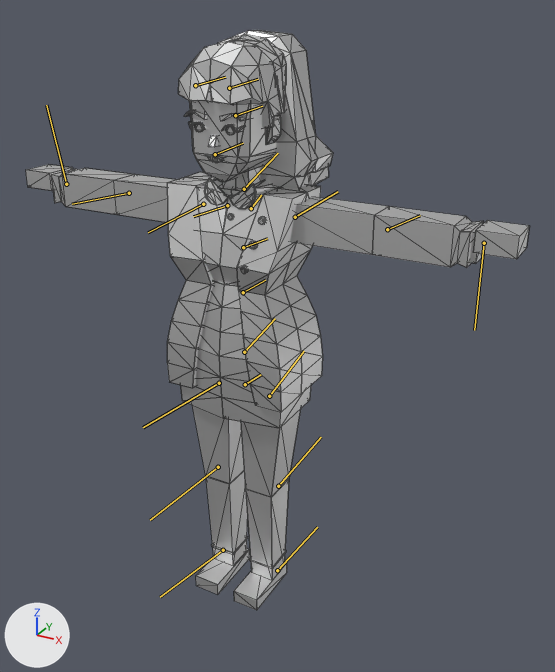
A saved change to the Blender file person.blend.
Before and after are seen from a camera (50 mm lens) standing at (1.099, -1.783, 1.799) and looking at (0.15, -0.057, 0.936). Arrows for +X, +Y and +Z are at lower left; the lights stay in place. The bones that bend it are drawn over the model as lines. Mesh edges are drawn as thin lines.

Objects in the first picture: 'SK_citizen_female_01'.
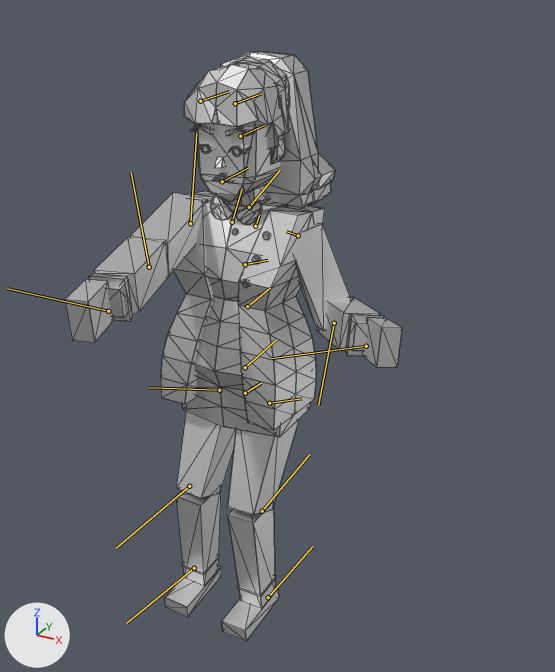
The newer file adds an action. The first version stands in its rest pose; the second is drawn at frame 5 of the action 'person_melee_attack'.

What the commit changed:
Bone 'pelvis' (bone_pelvis) moves from (0.0, 0.0, 0.0) to (-3.0, 0.2, 0.0).
Bone 'spine_01' (bone_spine_01) moves from (0.0, 0.0, 0.0) to (-2.1, -0.5, 0.0).
Bone 'spine_01' (bone_spine_01) turns from (0, 0, 0) to (-1, 0, 7) degrees about its own x, y and z.
Bone 'spine_02' (bone_spine_02) turns from (0, 0, 0) to (0, 0, -16) degrees about its own x, y and z.
Bone 'spine_03' (bone_spine_03) turns from (0, 0, 0) to (1, 0, 15) degrees about its own x, y and z.
Bone 'clavicle_l' (bone_clavicle_l) turns from (0, 0, 0) to (-1, 1, 8) degrees about its own x, y and z.
Bone 'upperarm_l' (bone_upperarm_l) turns from (0, 0, 0) to (-28, 64, 2) degrees about its own x, y and z.
Bone 'lowerarm_l' (bone_lowerarm_l) turns from (0, 0, 0) to (-30, 2, -82) degrees about its own x, y and z.
Bone 'clavicle_r' (bone_clavicle_r) turns from (0, 0, 0) to (-141, -2, -28) degrees about its own x, y and z.
Bone 'upperarm_r' (bone_upperarm_r) turns from (0, 0, 0) to (114, 23, 109) degrees about its own x, y and z.
Bone 'lowerarm_r' (bone_lowerarm_r) turns from (0, 0, 0) to (-6, 4, -4) degrees about its own x, y and z.
Bone 'Bone' (bone_bone) turns from (0, 0, 0) to (1, -1, -6) degrees about its own x, y and z.
Bone 'eyebrow_l' (bone_eyebrow_l) moves from (0.0, 0.0, 0.0) to (1.8, 0.0, 0.0).
Bone 'eyebrow_r' (bone_eyebrow_r) moves from (0.0, 0.0, 0.0) to (1.8, 0.0, 0.0).
Bone 'mouth' (bone_mouth) moves from (0.0, 0.0, 0.0) to (-1.7, 0.0, 0.0).
Bone 'mouth' (bone_mouth) turns from (0, 0, 0) to (0, -180, 0) degrees about its own x, y and z.
Bone 'thigh_l' (bone_thigh_l) moves from (0.0, 0.0, 0.0) to (0.6, -0.1, 0.0).
Bone 'thigh_l' (bone_thigh_l) turns from (0, 0, 0) to (0, 0, 25) degrees about its own x, y and z.
Bone 'calf_l' (bone_calf_l) moves from (0.0, 0.0, 0.0) to (-0.1, 0.2, 0.0).
Bone 'calf_l' (bone_calf_l) turns from (0, 0, 0) to (0, 0, -27) degrees about its own x, y and z.
Bone 'thigh_r' (bone_thigh_r) moves from (0.0, 0.0, 0.0) to (-0.6, 0.1, 0.0).
Bone 'thigh_r' (bone_thigh_r) turns from (0, 0, 0) to (0, 0, 25) degrees about its own x, y and z.
Bone 'calf_r' (bone_calf_r) moves from (0.0, 0.0, 0.0) to (0.1, -0.2, 0.0).
Bone 'calf_r' (bone_calf_r) turns from (0, 0, 0) to (0, 0, -27) degrees about its own x, y and z.

Location of each change, [x1, y1, x2, y2] in pixels of the pictures (555 x 672 px):
'SK_citizen_female_01', posed (33% narrower): before [26, 30, 529, 610]; after [65, 51, 402, 641]
bone 'pelvis', root to tip: before (245, 384) to (261, 374); after (245, 393) to (261, 383)
bone 'spine_01', root to tip: before (244, 352) to (275, 318); after (245, 367) to (276, 340)
bone 'spine_02', root to tip: before (243, 292) to (265, 280); after (247, 306) to (270, 288)
bone 'spine_03', root to tip: before (243, 247) to (267, 238); after (245, 264) to (268, 260)
bone 'clavicle_l', root to tip: before (251, 208) to (261, 195); after (255, 226) to (259, 215)
bone 'upperarm_l', root to tip: before (295, 217) to (338, 191); after (298, 235) to (286, 231)
bone 'lowerarm_l', root to tip: before (387, 229) to (420, 215); after (334, 323) to (318, 405)
bone 'clavicle_r', root to tip: before (227, 205) to (193, 216); after (232, 222) to (241, 190)
bone 'upperarm_r', root to tip: before (203, 204) to (148, 232); after (190, 223) to (196, 133)
bone 'lowerarm_r', root to tip: before (129, 193) to (72, 204); after (149, 267) to (131, 172)
bone 'Bone', root to tip: before (244, 189) to (278, 153); after (249, 207) to (280, 170)
bone 'eyebrow_l', root to tip: before (229, 88) to (258, 79); after (235, 103) to (261, 93)
bone 'eyebrow_r', root to tip: before (195, 85) to (225, 77); after (200, 101) to (229, 91)
bone 'mouth', root to tip: before (215, 154) to (243, 143); after (222, 181) to (248, 168)
bone 'thigh_l', root to tip: before (269, 396) to (304, 351); after (269, 403) to (302, 398)
bone 'calf_l', root to tip: before (278, 486) to (321, 437); after (262, 511) to (309, 454)
bone 'thigh_r', root to tip: before (219, 383) to (143, 427); after (219, 390) to (149, 387)
bone 'calf_r', root to tip: before (218, 467) to (150, 520); after (189, 486) to (116, 548)
